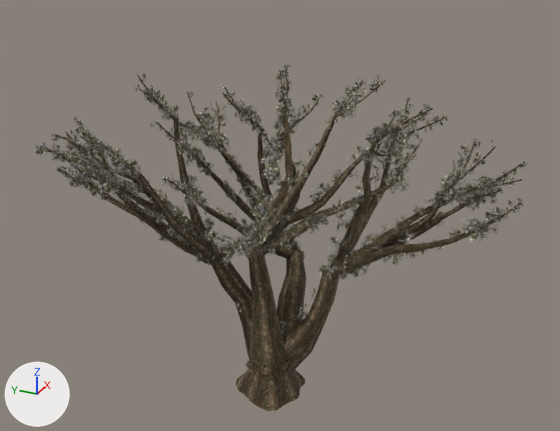
An edit to the glTF model assets/models/tree/blossom_3x_4.glb, drawn before and after from the same camera.
The view is the same before and after, from a camera (50 mm lens) standing at (-93.0, -43.3, 71.9) and looking at (4.0, 0.3, 23.5). The lights are fixed; the arrows at lower left show +X, +Y and +Z. The older version comes first. Vertices at exactly the same position are counted once.

Objects in the first picture: 'blossom'.
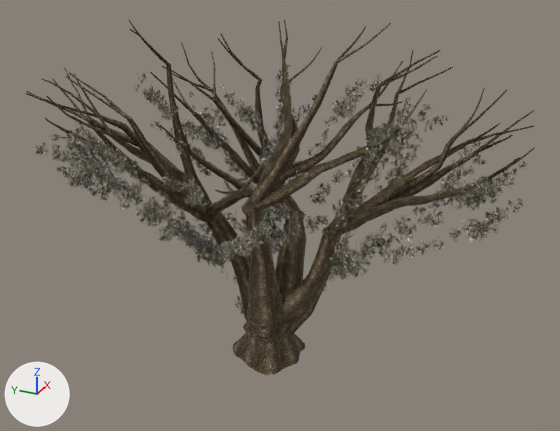
The change, as a list of edits to the scene's bpy script:
```text
Change me_woodmesh:
    used by ob_blossom; location = (0.0, 0.0, 0.0)
    remove me_woodmesh.from_pydata(...)  # 19030 vertices, 25400 faces; spans x -21.7..29.6, y -34.4..31.7, z -5.7..45.0
    add me_woodmesh.from_pydata(...)  # 17844 vertices, 25400 faces; spans x 0.0..25969.0, y -32767.0..0.0, z 0.0..25398.0
    me_woodmesh part 1: 19030 vertices removed from x -21.7..29.6, y -34.4..31.7, z -5.7..45.0
    me_woodmesh part 2: 17844 vertices added at x 0.0..25969.0, y -32767.0..0.0, z 0.0..25398.0
Change ob_blossom:
    ob_blossom.location: (0.0, 0.0, 0.0) -> (-21.7, 31.7, 0.7)
    ob_blossom.scale: (1.0, 1.0, 1.0) -> (0.00202, 0.00202, 0.00202)
```

Location of each change, (x1, y1, x2, y2) in pixels of the pictures (560 x 431 px):
'blossom', reshaped, moved, rescaled: before (34, 64, 526, 411); after (26, 19, 535, 375)
part 1 of me_woodmesh, deleted (brown): before (34, 64, 526, 411)
part 2 of me_woodmesh, added (brown): after (26, 19, 535, 375)
